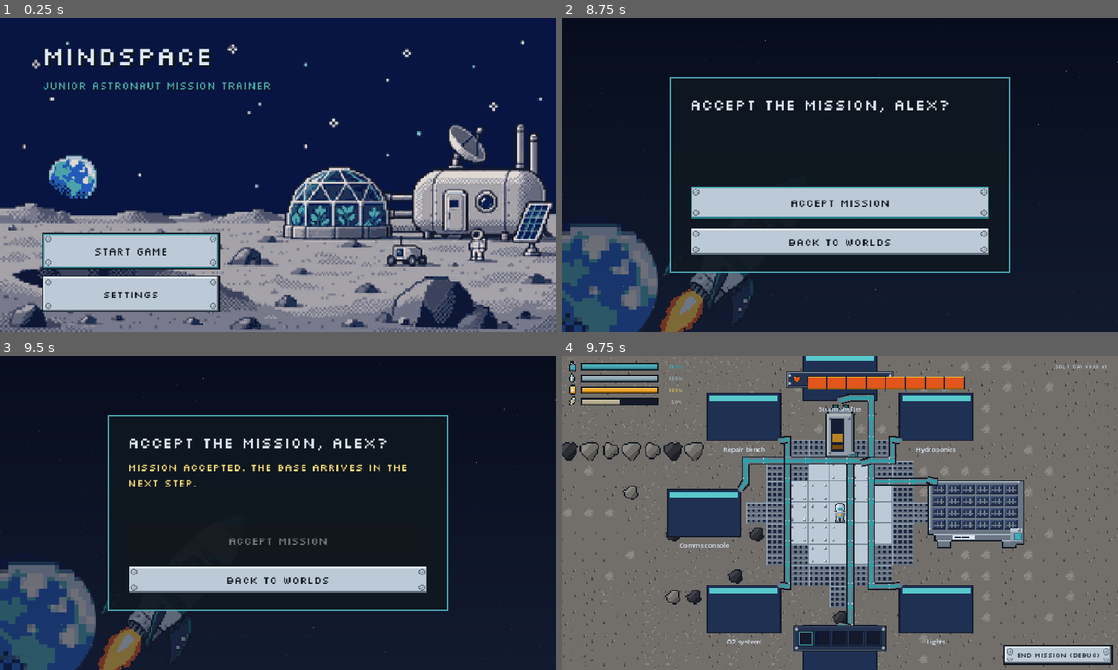
Above: before the commit, frames 1-4 (two rows, left to right).
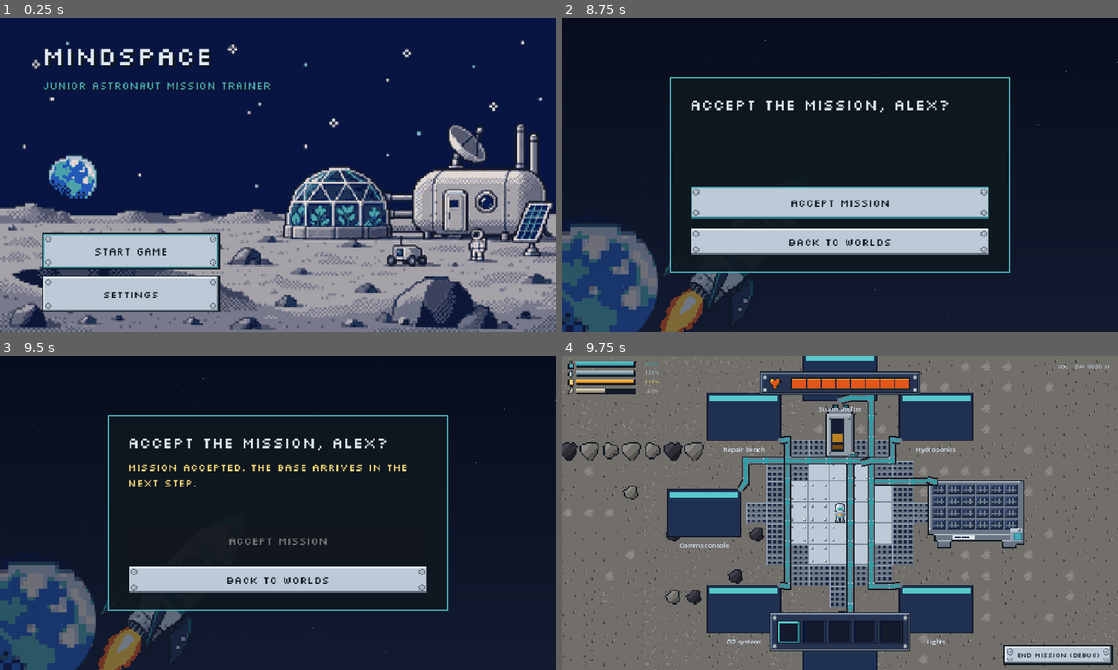
Above: after the commit, the same moments.

Repository: Aurora-Moorealis/MindSpace
Game: Godot game, scene res://scenes/welcome/welcome.tscn
Same seed, same stepped clock (60 frames per second), same inputs: the game is played once before the commit and once after it.
Inputs (mouse positions are in pixels of both pictures, inside the frame that each line leads up to):
- Up to frame 1 (0.25 s): no input
- Up to frame 2 (8.75 s): click "Start game" at 0.5 s; click (695, 131) at 1.27 s; type "Alex" at 1.35 s; click "Create world" at 2 s; click "Skip" at 2.75 s; click "Continue" at 3.5 s; click "Continue" at 4.25 s; tap Enter at 5, 6.5 s; move the mouse to (962, 159) at 5.02 s; hold D (move_right) 5.03-5.75 s; hold E (interact) 5.03-5.75 s; click (962, 159) at 5.17 s; tap Space (pause) at 5.75, 7.25 s; drag from (728, 190) to (812, 237) at 5.77 s; move the mouse to (895, 105) at 6.52 s; hold D (move_right) 6.53-7.25 s; tap 1 at 6.6 s; click (895, 105) at 6.67 s; drag from (812, 237) to (673, 127) at 7.27 s; click "Accept mission" at 8 s
- Up to frame 3 (9.5 s): click "Accept mission" at 8.75 s
- Up to frame 4 (9.75 s): click "Back to worlds" at 9.5 s

Frames 1-3 are identical in both runs. In frame 4, 5.7% of the frame differs, in the area x 1-99%, y 1-95%.

Commit message:
fix(hud): put every HUD piece on the same 1.5x scale
The resource strip, the health bar and the hotbar now share one scale: 132x54 strip, 246x36 health bar and 216x60 hotbar with 36 px slots.

TextureProgressBar draws its texture at texture size, so the fills were overflowing their frames; they keep the native size and scale 0.75. Percentage labels and the Sun clock stay at 8 px and gain width so the percent sign is not clipped.

Archives the tune-hud-scale change.

Diff:
--- a/game/scenes/ui/hud.gd
+++ b/game/scenes/ui/hud.gd
@@ -9,7 +9,7 @@
 
 const SLOT_COUNT: int = 5
 const LOW_HEALTH_RATIO: float = 0.3
-const HELD_ICON_SIZE: Vector2 = Vector2(16.0, 16.0)
+const HELD_ICON_SIZE: Vector2 = Vector2(24.0, 24.0)
 const CAPACITY_FALLBACK: float = 10.0
 
 @export var low_health_fill: Texture2D = null
--- a/game/scenes/ui/hud.tscn
+++ b/game/scenes/ui/hud.tscn
@@ -28,10 +28,10 @@
 
 [node name="HealthFrame" type="TextureRect" parent="Root"]
 layout_mode = 0
-offset_left = 343.0
+offset_left = 302.0
 offset_top = 24.0
-offset_right = 507.0
-offset_bottom = 48.0
+offset_right = 548.0
+offset_bottom = 60.0
 mouse_filter = 2
 texture = ExtResource("2_health")
 expand_mode = 1
@@ -40,10 +40,11 @@
 [node name="HealthFill" type="TextureProgressBar" parent="Root"]
 unique_name_in_owner = true
 layout_mode = 0
-offset_left = 376.0
-offset_top = 31.0
-offset_right = 496.0
-offset_bottom = 41.0
+offset_left = 352.0
+offset_top = 35.0
+offset_right = 592.0
+offset_bottom = 55.0
+scale = Vector2(0.75, 0.75)
 mouse_filter = 2
 max_value = 100.0
 value = 100.0
@@ -53,8 +54,8 @@
 layout_mode = 0
 offset_left = 8.0
 offset_top = 8.0
-offset_right = 184.0
-offset_bottom = 80.0
+offset_right = 140.0
+offset_bottom = 62.0
 mouse_filter = 2
 texture = ExtResource("7_resources")
 expand_mode = 1
@@ -63,10 +64,11 @@
 [node name="OxygenBar" type="TextureProgressBar" parent="Root"]
 unique_name_in_owner = true
 layout_mode = 0
-offset_left = 30.0
-offset_top = 12.0
-offset_right = 146.0
-offset_bottom = 20.0
+offset_left = 22.0
+offset_top = 9.0
+offset_right = 138.0
+offset_bottom = 17.0
+scale = Vector2(0.75, 0.75)
 mouse_filter = 2
 max_value = 10.0
 value = 10.0
@@ -75,10 +77,11 @@
 [node name="WaterBar" type="TextureProgressBar" parent="Root"]
 unique_name_in_owner = true
 layout_mode = 0
-offset_left = 30.0
-offset_top = 30.0
-offset_right = 146.0
-offset_bottom = 38.0
+offset_left = 22.0
+offset_top = 22.0
+offset_right = 138.0
+offset_bottom = 30.0
+scale = Vector2(0.75, 0.75)
 mouse_filter = 2
 max_value = 10.0
 value = 10.0
@@ -87,10 +90,11 @@
 [node name="FoodBar" type="TextureProgressBar" parent="Root"]
 unique_name_in_owner = true
 layout_mode = 0
-offset_left = 30.0
-offset_top = 48.0
-offset_right = 146.0
-offset_bottom = 56.0
+offset_left = 22.0
+offset_top = 36.0
+offset_right = 138.0
+offset_bottom = 44.0
+scale = Vector2(0.75, 0.75)
 mouse_filter = 2
 max_value = 10.0
 value = 10.0
@@ -99,10 +103,11 @@
 [node name="EnergyBar" type="TextureProgressBar" parent="Root"]
 unique_name_in_owner = true
 layout_mode = 0
-offset_left = 30.0
-offset_top = 66.0
-offset_right = 146.0
-offset_bottom = 74.0
+offset_left = 22.0
+offset_top = 50.0
+offset_right = 138.0
+offset_bottom = 58.0
+scale = Vector2(0.75, 0.75)
 mouse_filter = 2
 max_value = 10.0
 value = 10.0
@@ -111,75 +116,75 @@
 [node name="OxygenValue" type="Label" parent="Root"]
 unique_name_in_owner = true
 layout_mode = 0
-offset_left = 152.0
+offset_left = 114.0
+offset_top = 5.0
+offset_right = 148.0
+offset_bottom = 19.0
+mouse_filter = 2
+theme_override_colors/font_color = Color(0.341176, 0.784314, 0.8, 1)
+theme_override_colors/font_outline_color = Color(0.058824, 0.090196, 0.121569, 1)
+theme_override_constants/outline_size = 1
+theme_override_font_sizes/font_size = 8
+text = "100%"
+horizontal_alignment = 2
+vertical_alignment = 1
+
+[node name="WaterValue" type="Label" parent="Root"]
+unique_name_in_owner = true
+layout_mode = 0
+offset_left = 114.0
+offset_top = 18.0
+offset_right = 148.0
+offset_bottom = 32.0
+mouse_filter = 2
+theme_override_colors/font_color = Color(0.768627, 0.847059, 0.87451, 1)
+theme_override_colors/font_outline_color = Color(0.058824, 0.090196, 0.121569, 1)
+theme_override_constants/outline_size = 1
+theme_override_font_sizes/font_size = 8
+text = "100%"
+horizontal_alignment = 2
+vertical_alignment = 1
+
+[node name="FoodValue" type="Label" parent="Root"]
+unique_name_in_owner = true
+layout_mode = 0
+offset_left = 114.0
+offset_top = 32.0
+offset_right = 148.0
+offset_bottom = 46.0
+mouse_filter = 2
+theme_override_colors/font_color = Color(1, 0.886275, 0.478431, 1)
+theme_override_colors/font_outline_color = Color(0.058824, 0.090196, 0.121569, 1)
+theme_override_constants/outline_size = 1
+theme_override_font_sizes/font_size = 8
+text = "100%"
+horizontal_alignment = 2
+vertical_alignment = 1
+
+[node name="EnergyValue" type="Label" parent="Root"]
+unique_name_in_owner = true
+layout_mode = 0
+offset_left = 114.0
+offset_top = 46.0
+offset_right = 148.0
+offset_bottom = 60.0
+mouse_filter = 2
+theme_override_colors/font_color = Color(0.866667, 0.835294, 0.745098, 1)
+theme_override_colors/font_outline_color = Color(0.058824, 0.090196, 0.121569, 1)
+theme_override_constants/outline_size = 1
+theme_override_font_sizes/font_size = 8
+text = "100%"
+horizontal_alignment = 2
+vertical_alignment = 1
+
+[node name="ClockLabel" type="Label" parent="Root"]
+unique_name_in_owner = true
+layout_mode = 0
+offset_left = 718.0
 offset_top = 8.0
-offset_right = 184.0
+offset_right = 838.0
 offset_bottom = 24.0
 mouse_filter = 2
-theme_override_colors/font_color = Color(0.341176, 0.784314, 0.8, 1)
-theme_override_colors/font_outline_color = Color(0.058824, 0.090196, 0.121569, 1)
-theme_override_constants/outline_size = 1
-theme_override_font_sizes/font_size = 8
-text = "100%"
-horizontal_alignment = 2
-vertical_alignment = 1
-
-[node name="WaterValue" type="Label" parent="Root"]
-unique_name_in_owner = true
-layout_mode = 0
-offset_left = 152.0
-offset_top = 26.0
-offset_right = 184.0
-offset_bottom = 42.0
-mouse_filter = 2
-theme_override_colors/font_color = Color(0.768627, 0.847059, 0.87451, 1)
-theme_override_colors/font_outline_color = Color(0.058824, 0.090196, 0.121569, 1)
-theme_override_constants/outline_size = 1
-theme_override_font_sizes/font_size = 8
-text = "100%"
-horizontal_alignment = 2
-vertical_alignment = 1
-
-[node name="FoodValue" type="Label" parent="Root"]
-unique_name_in_owner = true
-layout_mode = 0
-offset_left = 152.0
-offset_top = 44.0
-offset_right = 184.0
-offset_bottom = 60.0
-mouse_filter = 2
-theme_override_colors/font_color = Color(1, 0.886275, 0.478431, 1)
-theme_override_colors/font_outline_color = Color(0.058824, 0.090196, 0.121569, 1)
-theme_override_constants/outline_size = 1
-theme_override_font_sizes/font_size = 8
-text = "100%"
-horizontal_alignment = 2
-vertical_alignment = 1
-
-[node name="EnergyValue" type="Label" parent="Root"]
-unique_name_in_owner = true
-layout_mode = 0
-offset_left = 152.0
-offset_top = 62.0
-offset_right = 184.0
-offset_bottom = 78.0
-mouse_filter = 2
-theme_override_colors/font_color = Color(0.866667, 0.835294, 0.745098, 1)
-theme_override_colors/font_outline_color = Color(0.058824, 0.090196, 0.121569, 1)
-theme_override_constants/outline_size = 1
-theme_override_font_sizes/font_size = 8
-text = "100%"
-horizontal_alignment = 2
-vertical_alignment = 1
-
-[node name="ClockLabel" type="Label" parent="Root"]
-unique_name_in_owner = true
-layout_mode = 0
-offset_left = 674.0
-offset_top = 8.0
-offset_right = 834.0
-offset_bottom = 24.0
-mouse_filter = 2
 theme_override_colors/font_color = Color(0.87451, 0.909804, 0.941176, 1)
 theme_override_colors/font_outline_color = Color(0.058824, 0.090196, 0.121569, 1)
 theme_override_constants/outline_size = 1
@@ -190,9 +195,9 @@
 
 [node name="Hotbar" type="TextureRect" parent="Root"]
 layout_mode = 0
-offset_left = 353.0
-offset_top = 412.0
-offset_right = 497.0
+offset_left = 317.0
+offset_top = 392.0
+offset_right = 533.0
 offset_bottom = 452.0
 mouse_filter = 2
 texture = ExtResource("5_hotbar")
@@ -202,53 +207,53 @@
 [node name="Slots" type="Control" parent="Root"]
 unique_name_in_owner = true
 layout_mode = 0
-offset_left = 361.0
-offset_top = 420.0
-offset_right = 489.0
-offset_bottom = 444.0
+offset_left = 329.0
+offset_top = 404.0
+offset_right = 521.0
+offset_bottom = 440.0
 mouse_filter = 2
 
 [node name="Slot1" parent="Root/Slots" instance=ExtResource("6_slot")]
 layout_mode = 0
 offset_left = 0.0
 offset_top = 0.0
+offset_right = 36.0
+offset_bottom = 36.0
+
+[node name="Slot2" parent="Root/Slots" instance=ExtResource("6_slot")]
+layout_mode = 0
+offset_left = 39.0
+offset_top = 0.0
+offset_right = 75.0
+offset_bottom = 36.0
+
+[node name="Slot3" parent="Root/Slots" instance=ExtResource("6_slot")]
+layout_mode = 0
+offset_left = 78.0
+offset_top = 0.0
+offset_right = 114.0
+offset_bottom = 36.0
+
+[node name="Slot4" parent="Root/Slots" instance=ExtResource("6_slot")]
+layout_mode = 0
+offset_left = 117.0
+offset_top = 0.0
+offset_right = 153.0
+offset_bottom = 36.0
+
+[node name="Slot5" parent="Root/Slots" instance=ExtResource("6_slot")]
+layout_mode = 0
+offset_left = 156.0
+offset_top = 0.0
+offset_right = 192.0
+offset_bottom = 36.0
+
+[node name="HeldIcon" type="TextureRect" parent="Root"]
+unique_name_in_owner = true
+visible = false
+layout_mode = 0
 offset_right = 24.0
 offset_bottom = 24.0
-
-[node name="Slot2" parent="Root/Slots" instance=ExtResource("6_slot")]
-layout_mode = 0
-offset_left = 26.0
-offset_top = 0.0
-offset_right = 50.0
-offset_bottom = 24.0
-
-[node name="Slot3" parent="Root/Slots" instance=ExtResource("6_slot")]
-layout_mode = 0
-offset_left = 52.0
-offset_top = 0.0
-offset_right = 76.0
-offset_bottom = 24.0
-
-[node name="Slot4" parent="Root/Slots" instance=ExtResource("6_slot")]
-layout_mode = 0
-offset_left = 78.0
-offset_top = 0.0
-offset_right = 102.0
-offset_bottom = 24.0
-
-[node name="Slot5" parent="Root/Slots" instance=ExtResource("6_slot")]
-layout_mode = 0
-offset_left = 104.0
-offset_top = 0.0
-offset_right = 128.0
-offset_bottom = 24.0
-
-[node name="HeldIcon" type="TextureRect" parent="Root"]
-unique_name_in_owner = true
-visible = false
-layout_mode = 0
-offset_right = 16.0
-offset_bottom = 16.0
 mouse_filter = 2
 expand_mode = 1
 stretch_mode = 5
--- a/game/scenes/ui/inventory_slot.gd
+++ b/game/scenes/ui/inventory_slot.gd
@@ -8,7 +8,7 @@
 signal slot_right_clicked(index: int)
 signal slot_dropped(from_index: int, to_index: int)
 
-const DRAG_PREVIEW_SIZE: float = 16.0
+const DRAG_PREVIEW_SIZE: float = 24.0
 ## A release farther than this from the press is a drag, not a click.
 const CLICK_MAX_DISTANCE: float = 8.0
 
--- a/game/scenes/ui/inventory_slot.tscn
+++ b/game/scenes/ui/inventory_slot.tscn
@@ -4,16 +4,16 @@
 [ext_resource type="Texture2D" path="res://assets/images/ui/hud/hud_slot_selected.png" id="2_selected"]
 
 [node name="InventorySlot" type="Control"]
-custom_minimum_size = Vector2(24, 24)
-offset_right = 24.0
-offset_bottom = 24.0
+custom_minimum_size = Vector2(36, 36)
+offset_right = 36.0
+offset_bottom = 36.0
 mouse_default_cursor_shape = 2
 script = ExtResource("1_slot")
 
 [node name="Selected" type="TextureRect" parent="."]
 visible = false
-offset_right = 24.0
-offset_bottom = 24.0
+offset_right = 36.0
+offset_bottom = 36.0
 mouse_filter = 2
 texture = ExtResource("2_selected")
 expand_mode = 1
@@ -21,10 +21,10 @@
 
 [node name="Icon" type="TextureRect" parent="."]
 visible = false
-offset_left = 4.0
-offset_top = 4.0
-offset_right = 20.0
-offset_bottom = 20.0
+offset_left = 6.0
+offset_top = 6.0
+offset_right = 30.0
+offset_bottom = 30.0
 mouse_filter = 2
 expand_mode = 1
 stretch_mode = 5
Not shown, added: openspec/changes/archive/2026-11-15-tune-hud-scale/design.md
Not shown, added: openspec/changes/archive/2026-11-15-tune-hud-scale/proposal.md
Not shown, added: openspec/changes/archive/2026-11-15-tune-hud-scale/tasks.md
